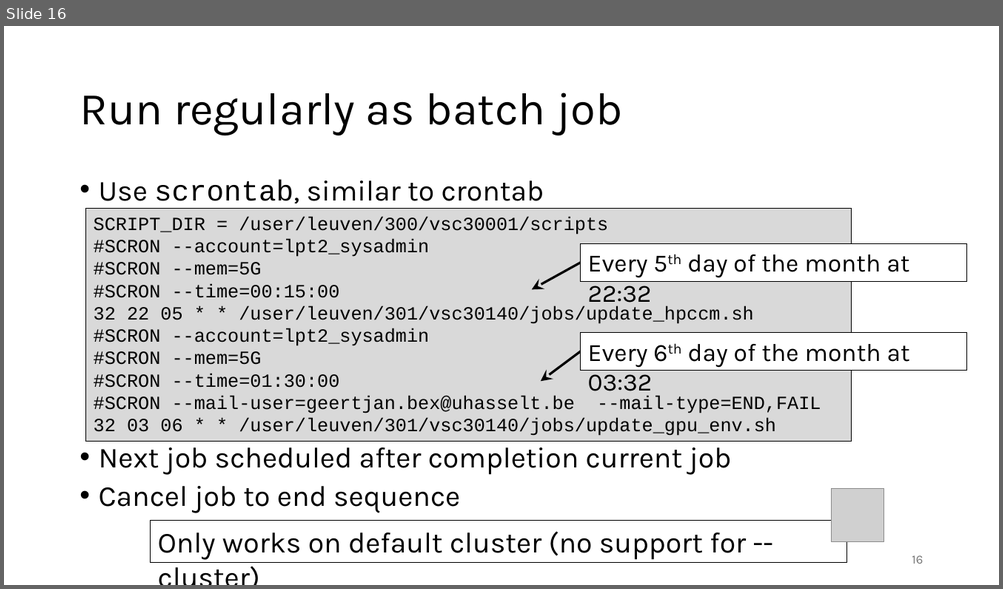
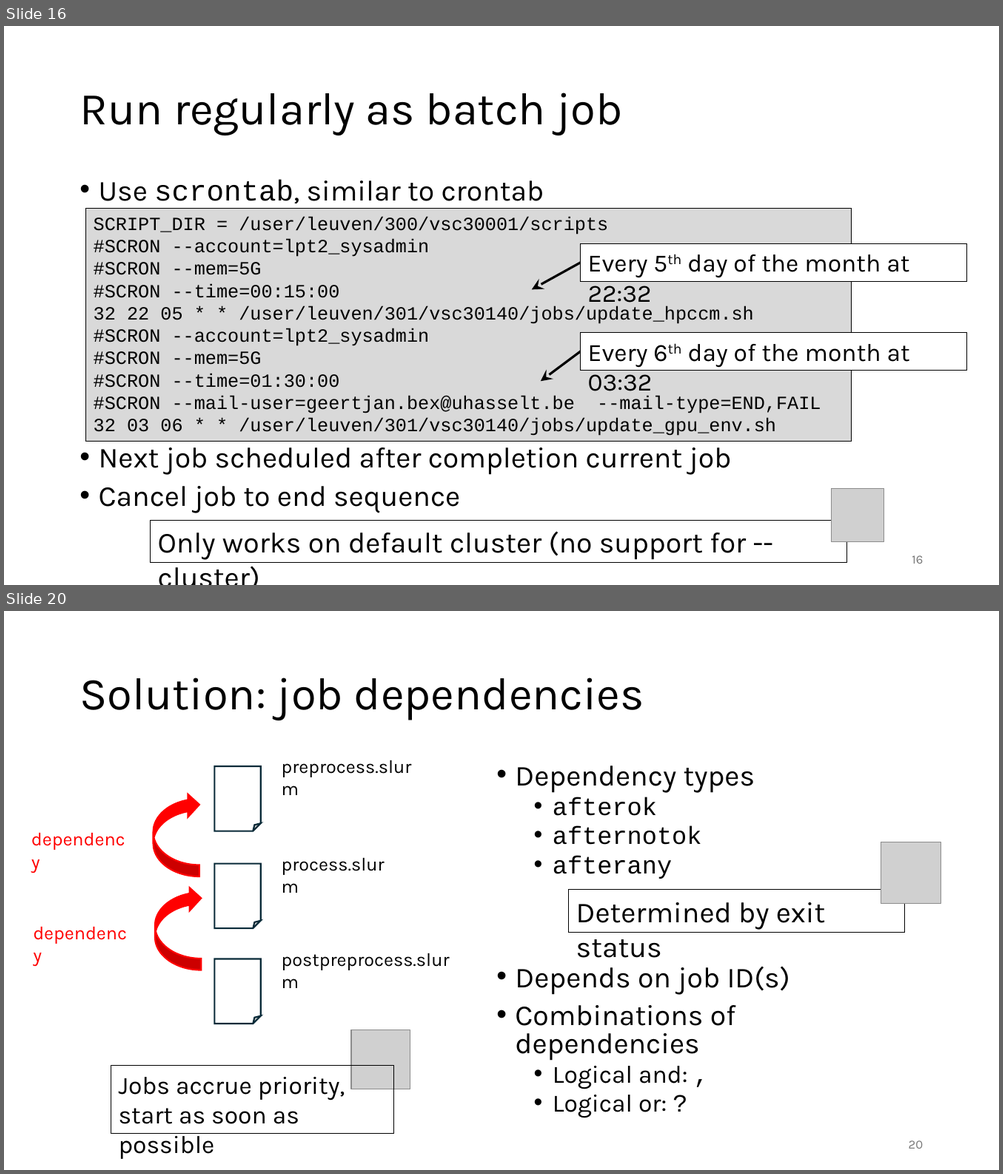
Before and after one commit to gjbex/Workflows-for-HPC, a slide deck: workflow_for_HPC.pptx. Shown one above the other, each under a label of ours: slide 16 before the commit, slides 16 and 20 after it; the slides between them are not shown. The pictures are 1003x589 and 1003x1174 pixels, drawn with LibreOffice and Linux fonts; fonts in the diff are those of the drawing; grey boxes stand for pictures. Boxes give left, top, right and bottom in pixels: in the first picture for what was removed or moved away, otherwise in the second. Text is boxed around its words. In the diff, an @@ line names an element or a change of style, - is before the commit and + after.

Commit message:
Add slides on Slurm job dependencies

```diff
--- a/workflow_for_HPC.pptx
+++ b/workflow_for_HPC.pptx
@@ slide 20 added at bbox=[4, 611, 999, 1170], background #FFFFFF @@
@@ title added at bbox=[79, 678, 644, 721], 44 pt, text #000000 @@
+Solution: job dependencies
@@ text added at bbox=[282, 760, 412, 777], 18 pt, text #000000 @@
+preprocess.slurm
@@ text added at bbox=[515, 766, 790, 1119], 28 pt, text #000000 @@
+• Dependency types
+  • afterok
+  • afternotok
+  • afterany
+• Depends on job ID(s)
+• Combinations of dependencies
+  • Logical and: ,
+  • Logical or: ?
@@ folded corner added at bbox=[214, 766, 261, 831], fill #FFFFFF, outline #092A39 1.5 pt @@
@@ curved left arrow added at bbox=[153, 793, 199, 877], fill #FF0000, outline #FF0000 1.5 pt @@
@@ text added at bbox=[24, 823, 140, 854], 18 pt, text #FF0000 @@
+dependency
@@ picture added at bbox=[881, 843, 940, 903] @@
@@ folded corner added at bbox=[214, 864, 261, 929], fill #FFFFFF, outline #092A39 1.5 pt @@
@@ text added at bbox=[282, 857, 384, 875], 18 pt, text #000000 @@
+process.slurm
@@ curved left arrow added at bbox=[155, 887, 201, 971], fill #FF0000, outline #FF0000 1.5 pt @@
@@ rectangle added at bbox=[569, 890, 905, 933], outline #000000 0.75 pt, 28 pt, text #000000 @@
+Determined by exit status
@@ text added at bbox=[25, 917, 142, 948], 18 pt, text #FF0000 @@
+dependency
@@ folded corner added at bbox=[214, 960, 261, 1025], fill #FFFFFF, outline #092A39 1.5 pt @@
@@ text added at bbox=[282, 953, 449, 971], 18 pt, text #000000 @@
+postpreprocess.slurm
@@ picture added at bbox=[351, 1031, 410, 1089] @@
@@ rectangle added at bbox=[111, 1066, 393, 1134], outline #000000 0.75 pt, 24 pt, text #000000 @@
+Jobs accrue priority,
+start as soon as possible
@@ page number added at bbox=[908, 1141, 923, 1149], 12 pt, text #797979 @@
+20
```
Also in this commit, not shown: 1 slide changed, 3 other slides added.
